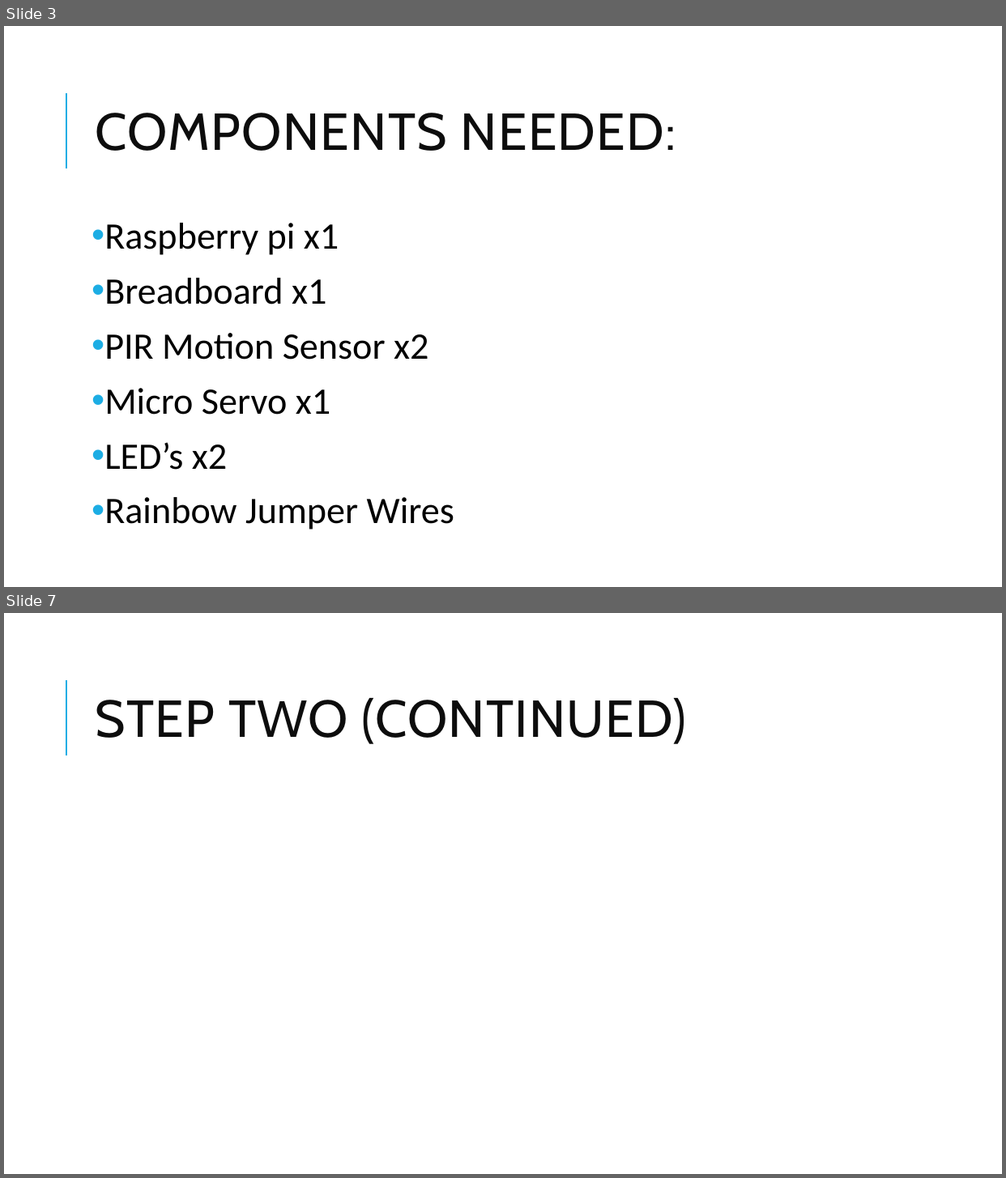
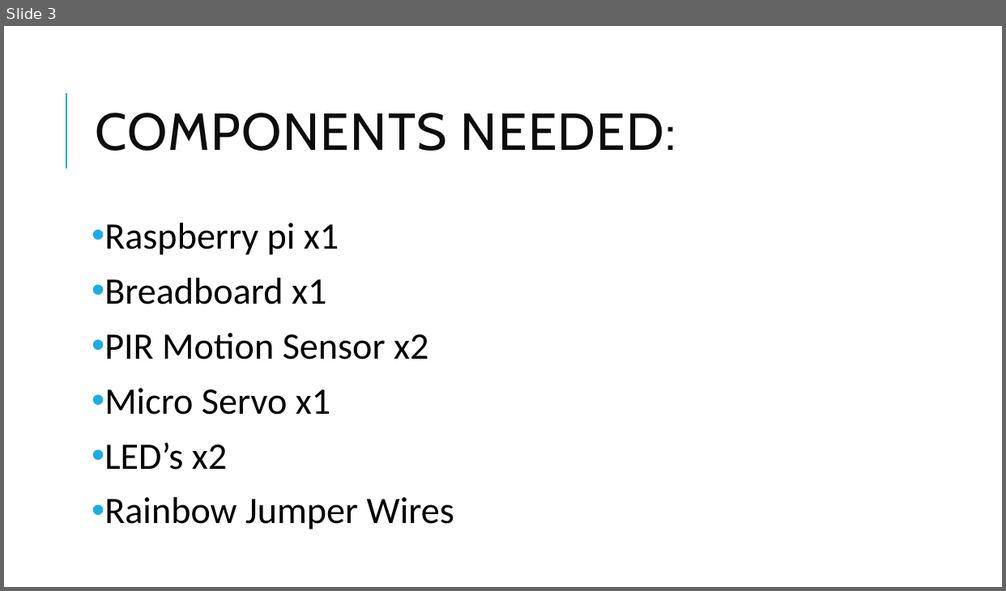
Before and after one commit to jmapjp/EMT2390LStuff, a slide deck: Semester Project/Semester project 2390l.pptx. Shown one above the other, each under a label of ours: slides 3 and 7 before the commit, slide 3 after it; the slides between them are not shown. The pictures are 1006x1178 and 1006x591 pixels, drawn with LibreOffice and Linux fonts; fonts in the diff are those of the drawing. Boxes give left, top, right and bottom in pixels: in the first picture for what was removed or moved away, otherwise in the second. Text is boxed around its words. In the diff, an @@ line names an element or a change of style, - is before the commit and + after.

```diff
--- a/Semester Project/Semester project 2390l.pptx
+++ b/Semester Project/Semester project 2390l.pptx
@@ slide 7 removed at (4, 613, 1002, 1174), background #FFFFFF; not listed: 1 template element that a slide beside it also shows @@
@@ title removed at (96, 698, 686, 744) @@
-STEP TWO (CONTINUED)
```
Also in this commit, not shown: 4 slides changed, 3 slides added, 4 other slides removed.
